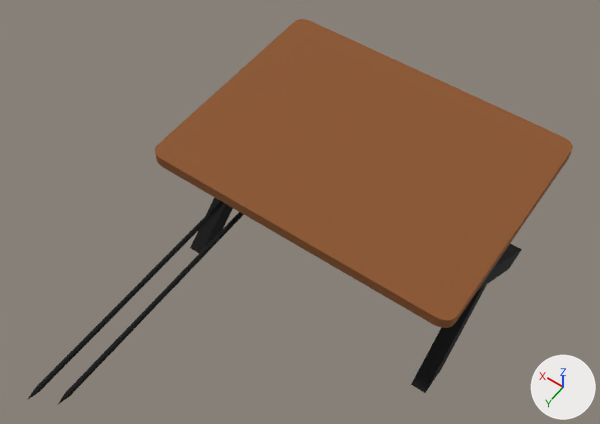
Two versions of the Blender file private/blender/welding2.blend, one commit apart.
The view is the same before and after, from a 50 mm camera at (-2.13, 3.84, 6.12) aimed at (0.19, 0.59, 1.01). Lighting does not change. The marker at lower right points along +X, +Y and +Z.

In view in the first picture: 'cyclindre_cable2', 'cylindre_cable1', 'table_foot2', 'table_foot2.001', 'table_foot3', 'table_main'.
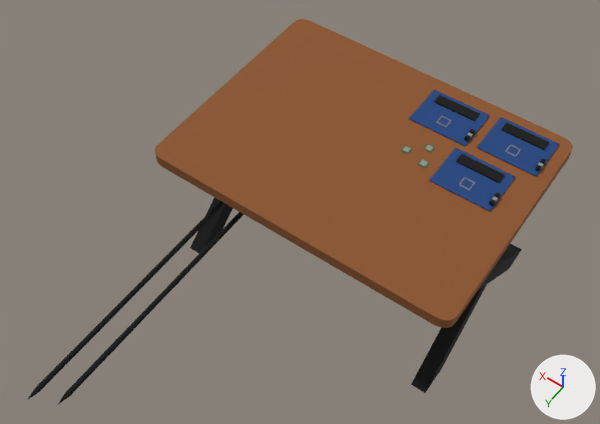
Diff of the bpy script that builds the scene:
```diff
--- a/private/blender/welding2.blend.py
+++ b/private/blender/welding2.blend.py
@@ mat_blue_001 @@
+mat_blue_001 = principled_material('blue.001')
+mat_blue_001.base_color = (0.0108, 0.0578, 0.214)  # blue #1b447f
+mat_blue_001.roughness = 0.9
@@ mat_chip_001 @@
+mat_chip_001 = principled_material('chip.001')
+mat_chip_001.base_color = (0.281, 0.281, 0.281)  # grey #909090
+mat_chip_001.roughness = 0.9
@@ mat_black_001 @@
+mat_black_001 = principled_material('black.001')
+mat_black_001.base_color = (0.0, 0.0, 0.0)  # black #000000
+mat_black_001.roughness = 0.9
@@ me_cube_029 @@
+me_cube_029.from_pydata(...)  # 491 vertices, 254 faces; spans x -1.0..1.0, y -1.0..1.0, z -1.0..1.0
+me_cube_029.materials.append(mat_blue_001)  # blue #1b447f
@@ me_cube_028 @@
+me_cube_028.from_pydata(...)  # 72 vertices, 40 faces; spans x -1.0..1.0, y -1.0..1.0, z -1.0..1.0
+me_cube_028.materials.append(mat_chip_001)  # grey #909090
@@ me_cube_027 @@
+me_cube_027.from_pydata(...)  # a box spanning x -1.0..1.0, y -1.0..1.0, z -1.0..1.0
+me_cube_027.materials.append(mat_black_001)  # black #000000
@@ me_cube_021 @@
+me_cube_021.from_pydata(...)  # a box spanning x -1.0..1.0, y -1.0..1.0, z -1.0..1.0
+me_cube_021.materials.append(mat_black_001)  # black #000000
@@ me_cube_016 @@
+me_cube_016.from_pydata(...)  # a box spanning x -1.0..1.0, y -1.0..1.0, z -1.0..1.0
+me_cube_016.materials.append(mat_black_001)  # black #000000
@@ ob_board_main @@
+ob_board_main = bpy.data.objects.new('board_main', me_cube_029)
+ob_board_main.location = (-0.836, -0.202, 1.351)
+ob_board_main.scale = (0.255, 0.202, -0.00461)
@@ ob_board_cpu @@
+ob_board_cpu = bpy.data.objects.new('board_cpu', me_cube_028)
+ob_board_cpu.location = (-0.827, -0.127, 1.359)
+ob_board_cpu.scale = (0.0453, 0.0444, 0.00391)
@@ ob_board_battery_003 @@
+ob_board_battery_003 = bpy.data.objects.new('board_battery.003', me_cube_027)
+ob_board_battery_003.location = (-0.836, -0.318, 1.362)
+ob_board_battery_003.scale = (0.184, 0.0444, 0.00669)
@@ ob_board_main_002 @@
+ob_board_main_002 = bpy.data.objects.new('board_main.002', me_cube_029.copy())
+ob_board_main_002.location = (-0.379, -0.665, 1.351)
+ob_board_main_002.scale = (0.255, 0.202, -0.0046)
@@ ob_board_cpu_002 @@
+ob_board_cpu_002 = bpy.data.objects.new('board_cpu.002', me_cube_028.copy())
+ob_board_cpu_002.location = (-0.371, -0.59, 1.36)
+ob_board_cpu_002.scale = (0.0452, 0.0443, 0.00391)
@@ ob_board_battery_002 @@
+ob_board_battery_002 = bpy.data.objects.new('board_battery.002', me_cube_021)
+ob_board_battery_002.location = (-0.379, -0.781, 1.362)
+ob_board_battery_002.scale = (0.183, 0.0443, 0.00668)
@@ ob_board_main_001 @@
+ob_board_main_001 = bpy.data.objects.new('board_main.001', me_cube_029.copy())
+ob_board_main_001.location = (-0.965, -0.702, 1.351)
+ob_board_main_001.scale = (0.253, 0.201, -0.00458)
@@ ob_board_cpu_001 @@
+ob_board_cpu_001 = bpy.data.objects.new('board_cpu.001', me_cube_028.copy())
+ob_board_cpu_001.location = (-0.956, -0.628, 1.359)
+ob_board_cpu_001.scale = (0.045, 0.0441, 0.00389)
@@ ob_board_battery_001 @@
+ob_board_battery_001 = bpy.data.objects.new('board_battery.001', me_cube_016)
+ob_board_battery_001.location = (-0.965, -0.817, 1.362)
+ob_board_battery_001.scale = (0.182, 0.0441, 0.00665)
```

Where the change shows, as pixel boxes [x1, y1, x2, y2] in the pictures (600 x 424 px):
'board_main', added (blue)
    after: [429, 148, 515, 212]
'board_main.001', added (blue)
    after: [477, 117, 560, 177]
'board_main.002', added (blue)
    after: [409, 90, 490, 146]
'board_battery.003', added (black)
    after: [456, 154, 505, 183]
'board_battery.001', added (black)
    after: [502, 123, 549, 150]
'board_battery.002', added (black)
    after: [434, 95, 480, 121]
'board_cpu', added
    after: [459, 177, 475, 190]
'board_cpu.002', added
    after: [436, 116, 452, 127]
'board_cpu.001', added
    after: [505, 145, 521, 157]
